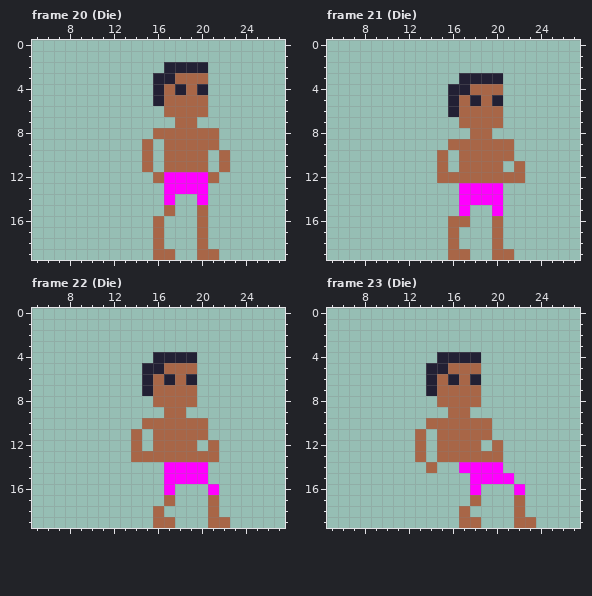
File history of a pixel-art file, Pixel Art/Units/Spearman.ase. That is the earlier state.
39x20 pixels, 27 frames. Shown: frame 20 (Die): x 5..27, y 0..19; frame 21 (Die): x 5..27, y 0..19; frame 22 (Die): x 5..27, y 0..19; frame 23 (Die): x 5..27, y 0..19. The commit also changed other frames, which this record leaves out.
The same view after the edit:
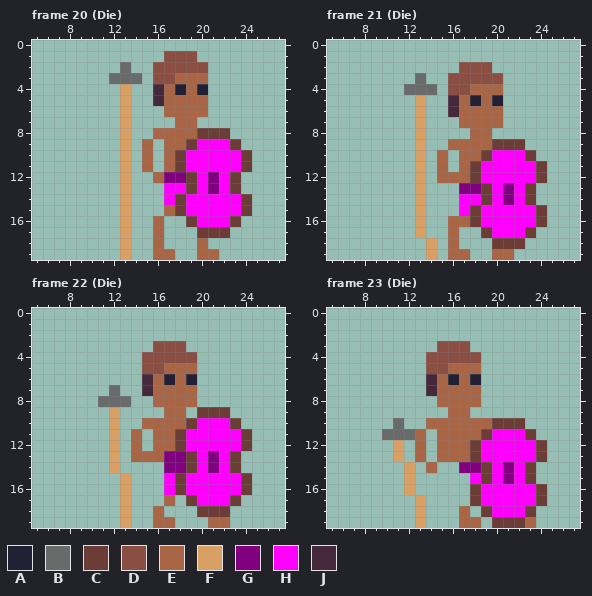
Palette (. is transparent): A #222034  B #696a6a  C #6b3d36  D #8a4e43  E #a86647  F #d9a066  G #800080  H #ff00ff  J #45283c
The edit:
--- frame 20 (Die), layer "Human"
@@ x 5..27 @@
  0 .......................
- 1 .......................
- 2 ............AAAA.......
- 3 ...........AAEEE.......
- 4 ...........AEAEA.......
- 5 ...........AEEEE.......
- 6 ............EEEE.......
- 7 .............EE........
- 8 ...........EEEEEE......
- 9 ..........E.EEEEE......
-10 ..........E.EEEE.E.....
-11 ..........E.EEEE.E.....
-12 ...........EHHHHE......
-13 ............HHHH.......
-14 ............H..H.......
-15 ............E..E.......
-16 ...........E...E.......
-17 ...........E...E.......
-18 ...........E...E.......
-19 ...........EE..EE......
+ 1 ............DDD........
+ 2 ........B..DDDDD.......
+ 3 .......BBB.DDEEE.......
+ 4 ........F..JEAEA.......
+ 5 ........F..JEEEE.......
+ 6 ........F...EEEE.......
+ 7 ........F....EE........
+ 8 ........F..EEEECCC.....
+ 9 ........F.E.EECHHHC....
+10 ........F.E.ECHHHHHC...
+11 ........F.E.ECHHHHHC...
+12 ........F..EGGCHGHC....
+13 ........F...HHCHGHC....
+14 ........F...HCHHHHHC...
+15 ........F...ECHHHHHC...
+16 ........F..E..CHHHC....
+17 ........F..E...CCC.....
+18 ........F..E...E.......
+19 ........F..EE..EE......
--- frame 21 (Die), layer "Human"
@@ x 5..27 @@
  1 .......................
- 2 .......................
- 3 ............AAAA.......
- 4 ...........AAEEE.......
- 5 ...........AEAEA.......
- 6 ...........AEEEE.......
- 7 ............EEEE.......
- 8 .............EE........
- 9 ...........EEEEEE......
-10 ..........E.EEEEE......
-11 ..........E.EEEE.E.....
-12 ..........EEEEEEEE.....
-13 ............HHHH.......
-14 ............HHHH.......
-15 ............H..H.......
-16 ...........EE..E.......
-17 ...........E...E.......
-18 ...........E...E.......
-19 ...........EE..EE......
+ 2 ............DDD........
+ 3 ........B..DDDDD.......
+ 4 .......BBB.DDEEE.......
+ 5 ........F..JEAEA.......
+ 6 ........F..JEEEE.......
+ 7 ........F...EEEE.......
+ 8 ........F....EE........
+ 9 ........F..EEEECCC.....
+10 ........F.E.EECHHHC....
+11 ........F.E.ECHHHHHC...
+12 ........F.EEECHHHHHC...
+13 ........F...GGCHGHC....
+14 ........F...HHCHGHC....
+15 ........F...HCHHHHHC...
+16 ........F..EECHHHHHC...
+17 ........F..E..CHHHC....
+18 .........F.E...CCC.....
+19 .........F.EE..EE......
--- frame 22 (Die), layer "Human"
@@ x 5..27 @@
  2 .......................
- 3 .......................
- 4 ...........AAAA........
- 5 ..........AAEEE........
- 6 ..........AEAEA........
- 7 ..........AEEEE........
- 8 ...........EEEE........
- 9 ............EE.........
-10 ..........EEEEEE.......
-11 .........E.EEEEE.......
-12 .........E.EEEE.E......
-13 .........EEEEEEEE......
-14 ............HHHH.......
-15 ............HHHH.......
-16 ............H...H......
-17 ............E...E......
-18 ...........E....E......
-19 ...........EE...EE.....
+ 3 ...........DDD.........
+ 4 ..........DDDDD........
+ 5 ..........DDEEE........
+ 6 ..........JEAEA........
+ 7 .......B..JEEEE........
+ 8 ......BBB..EEEE........
+ 9 .......F....EE.CCC.....
+10 .......F..EEEECHHHC....
+11 .......F.E.EECHHHHHC...
+12 .......F.E.EECHHHHHC...
+13 .......F.EEEGGCHGHC....
+14 .......F....GGCHGHC....
+15 ........F...HCHHHHHC...
+16 ........F...HCHHHHHC...
+17 ........F...E.CHHHC....
+18 ........F..E...CCC.....
+19 ........F..EE...EE.....
--- frame 23 (Die), layer "Human"
@@ x 5..27 @@
  2 .......................
- 3 .......................
- 4 ..........AAAA.........
- 5 .........AAEEE.........
- 6 .........AEAEA.........
- 7 .........AEEEE.........
+ 3 ..........DDD..........
+ 4 .........DDDDD.........
+ 5 .........DDEEE.........
+ 6 .........JEAEA.........
+ 7 .........JEEEE.........
  8 ..........EEEE.........
  9 ...........EE..........
-10 .........EEEEEE........
-11 ........E.EEEEE........
-12 ........E.EEEE.E.......
-13 ........E.EEEEEE.......
-14 .........E..HHHH.......
-15 .............HHHH......
-16 .............H...H.....
-17 .............E...E.....
-18 ............E....E.....
-19 ............EE...EE....
+10 ......B..EEEEEECCC.....
+11 .....BBBE.EEEECHHHC....
+12 ......F.E.EEECHHHHHC...
+13 ......F.E.EEECHHHHHC...
+14 .......F.E..GGCHGHC....
+15 .......F.....HCHGHC....
+16 .......F.....CHHHHHC...
+17 ........F....CHHHHHC...
+18 ........F...E.CHHHC....
+19 ........F...EE.CCCE....
Changed places in both pictures, as pixel boxes (x1, y1, x2, y2):
changed: (109, 51, 252, 260)
changed: (404, 62, 547, 260)
changed: (98, 341, 252, 528)
changed: (382, 341, 547, 528)
